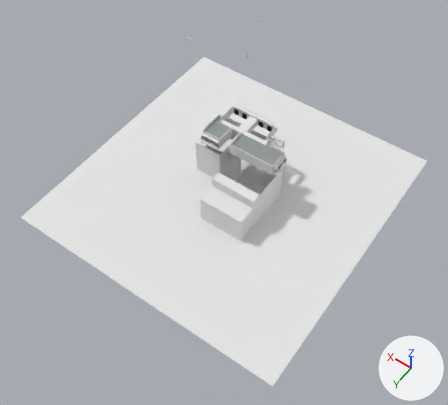
What one commit did to the glTF model build/floor_6.glb.
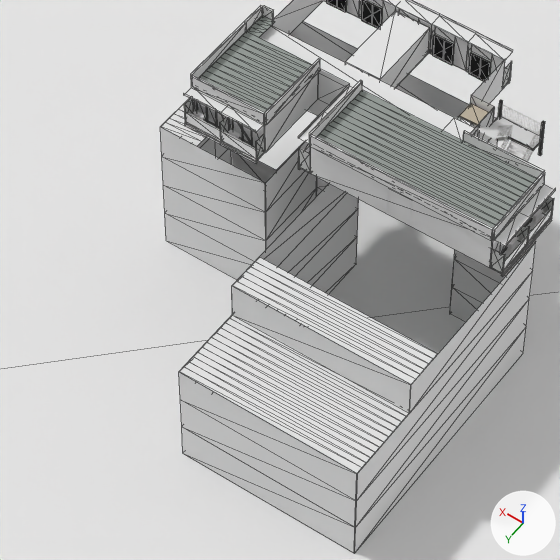
There are two pictures of each version: one whole from a camera (50 mm lens) standing at (-53.5, 82.8, 143.2) and looking at (8.5, -3.9, 7.0), one close up on the part from 35% to 64% of the width and 28% to 60% of the height. The axes (+X, +Y, +Z) are drawn at lower right. The lights are the same throughout. The older version's two pictures come first. The close-ups show mesh edges as thin lines. Where no turn or scale is listed for an object, it has been applied to the vertices. Vertices at exactly the same position are counted once.

Before the edit, the objects in view are built like this:
```python
me_extstair_deck = bpy.data.meshes.new('ExtStair_deck')
me_extstair_deck.from_pydata(...)  # 152 vertices, 188 faces; spans x 2.59..6.01, y -24.8..-20.3, z 14.22..17.42
# faces by material slot: [172, 16]
me_extstair_deck.materials.append(mat_m_deck)  # white #e7e7e7
me_extstair_deck.materials.append(mat_m_steelstruct)  # grey #8e8e8b
me_massing = bpy.data.meshes.new('Massing')
me_massing.from_pydata(...)  # 281 vertices, 222 faces; spans x -30.0..56.0, y -58.1..30.0, z -0.1..17.4
# faces by material slot: [220, 2]
me_massing.materials.append(mat_mx_mass)  # white #e7e7e7
me_massing.materials.append(mat_mx_ground)  # white #e7e7e7
me_room_602_shell = bpy.data.meshes.new('Room_602_shell')
me_room_602_shell.from_pydata(...)  # 200 vertices, 192 faces; spans x 0.1..23.0, y -28.0..-14.4, z 14.5..16.9
# faces by material slot: [64, 64, 8, 8, 4, 40, 4]
me_room_602_shell.materials.append(mat_mr_wall)  # white #e7e7e7
me_room_602_shell.materials.append(mat_mr_base)  # grey #95918e
me_room_602_shell.materials.append(mat_mr_ceil)  # white #e7e7e7
me_room_602_shell.materials.append(mat_mr_genkan)  # white #e7e7e7
me_room_602_shell.materials.append(mat_mr_floor)  # white #e7e7e7
me_room_602_shell.materials.append(mat_mr_deskwood)  # white #e7e7e7
me_room_602_shell.materials.append(mat_mr_floorz)  # white #e7e7e7
ob_extstair_deck = bpy.data.objects.new('ExtStair_deck', me_extstair_deck)
ob_extstair_deck.location = (0.0, 0.0, 0.0)
ob_j2_roomwall = bpy.data.objects.new('J2_roomwall', me_room_602_shell)
ob_j2_roomwall.location = (0.0, 0.0, 0.0)
ob_massing = bpy.data.objects.new('Massing', me_massing)
ob_massing.location = (0.0, 0.0, 0.0)
# also in view: 'Bal_bars' at (11.1, -21.2, 15.1); 'J2_wincurtain' at (11.0, -21.2, 15.5); 'Bal_floor' at (11.1, -21.2, 15.9); 'Bal_facade' at (11.5, -21.2, 15.9); 'Ceiling' at (14.6, -18.4, 16.9)
```
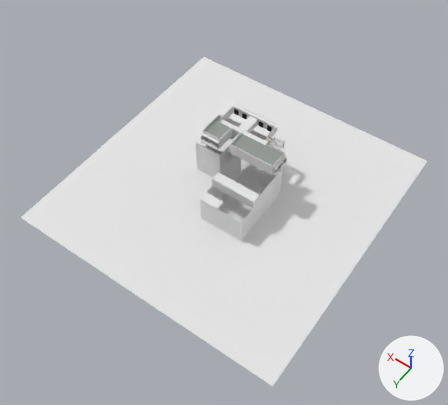
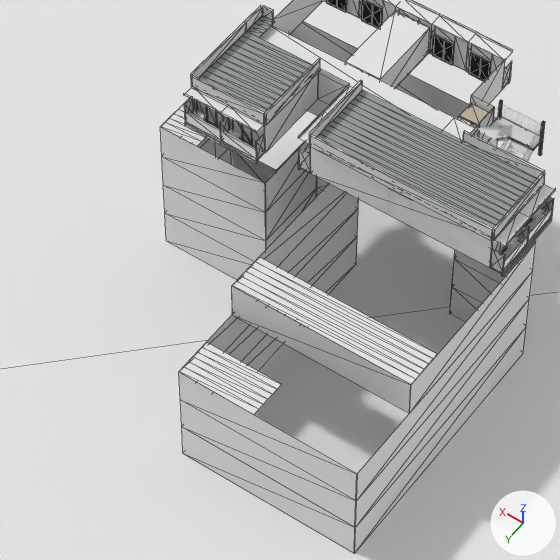
Changed parts and their boxes (x1, y1, x2, y2) in the close-ups (560 x 560 px):
part 1 of me_massing, cut back
    before: (203, 315, 410, 447)
    after: (203, 343, 281, 389)

Diff of the bpy script that builds the scene:
```diff
--- a/build/floor_6.glb.py
+++ b/build/floor_6.glb.py
@@ me_massing @@
 # used by ob_massing; location = (0.0, 0.0, 0.0)
-me_massing.from_pydata(...)  # 281 vertices, 222 faces; spans x -30.0..56.0, y -58.1..30.0, z -0.1..17.4
+me_massing.from_pydata(...)  # 269 vertices, 210 faces; spans x -30.0..56.0, y -58.1..30.0, z -0.1..17.4
+# me_massing part 1
+# 13 vertices are removed from x 0.0..13.8, y -5.9..-3.0, z 8.7
+# 14 faces are deleted
+# 6 vertices in x 0.0, y -2.5..0.0, z 8.7 move by (7.9, 0.0, 0.0)
+# 1 vertex is added at (7.9, -3.0, 8.7)
+# 2 new faces join them, mat_mx_mass (white #e7e7e7)
 me_massing.materials.append(mat_mx_mass)
```
